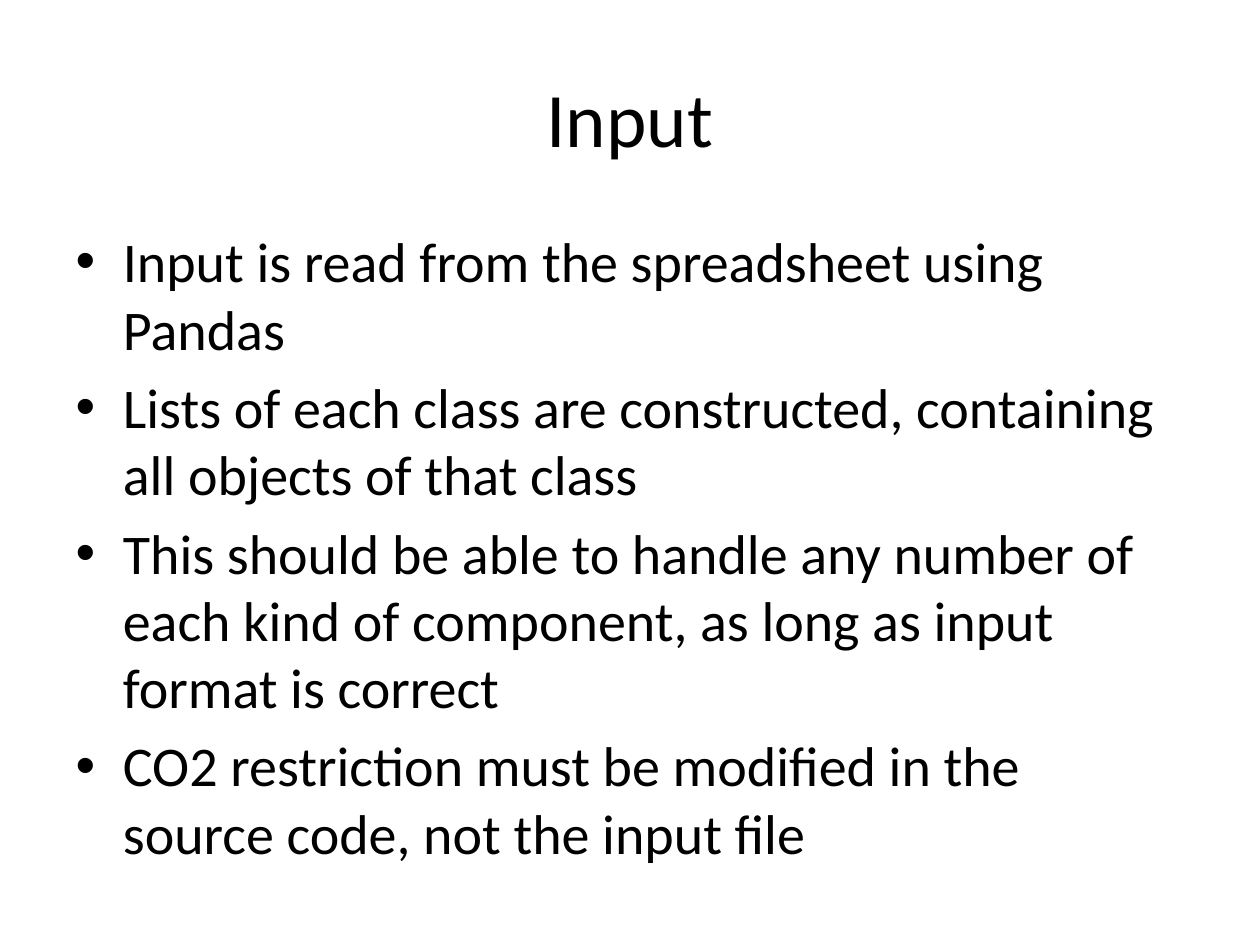
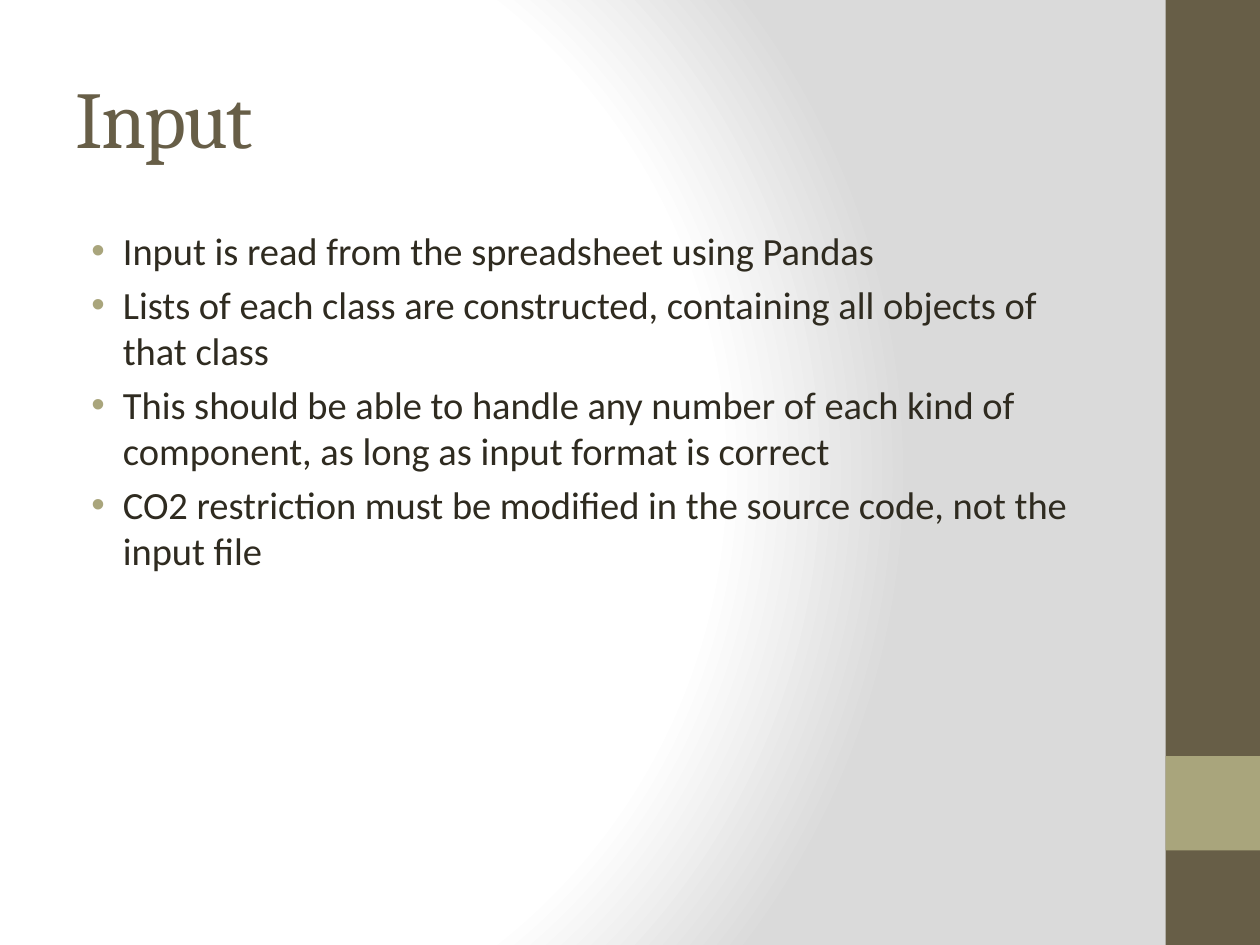
Before and after one commit to jtrobinson57/fscmodel-monte-carlo, a slide deck: slide 4 of fscmodel presentation 130618.pptx. Drawn at 1260x945 pixels with LibreOffice and Linux fonts; fonts in the diff are those of the drawing. Boxes give left, top, right and bottom in pixels: in the first picture for what was removed or moved away, otherwise in the second. Text is boxed around its words. In the diff, an @@ line names an element or a change of style, - is before the commit and + after.

```diff
--- a/fscmodel presentation 130618.pptx
+++ b/fscmodel presentation 130618.pptx
@@ background #FFFFFF to gradient #FFFFFF to #DADADA @@
@@ rectangle added at bbox=[1166, 0, 1260, 945], fill #675E47 @@
@@ title "Input" at bbox=[76, 94, 253, 165]: size 44 to 46 pt, font Calibri to Cambria, text colour #000000 to #675E47, letter spacing 0 to -1 pt; alignment centre to left @@
@@ text "Input is read from the ..." at bbox=[123, 238, 1067, 572]: size 32 to 22 pt, text colour #000000 to #2F2B20; indent changed; less space between paragraphs @@
@@ rectangle added at bbox=[1166, 756, 1260, 850], fill #A9A57C @@
```
Also in this commit, not shown: 5 other slides changed, 1 other file.
